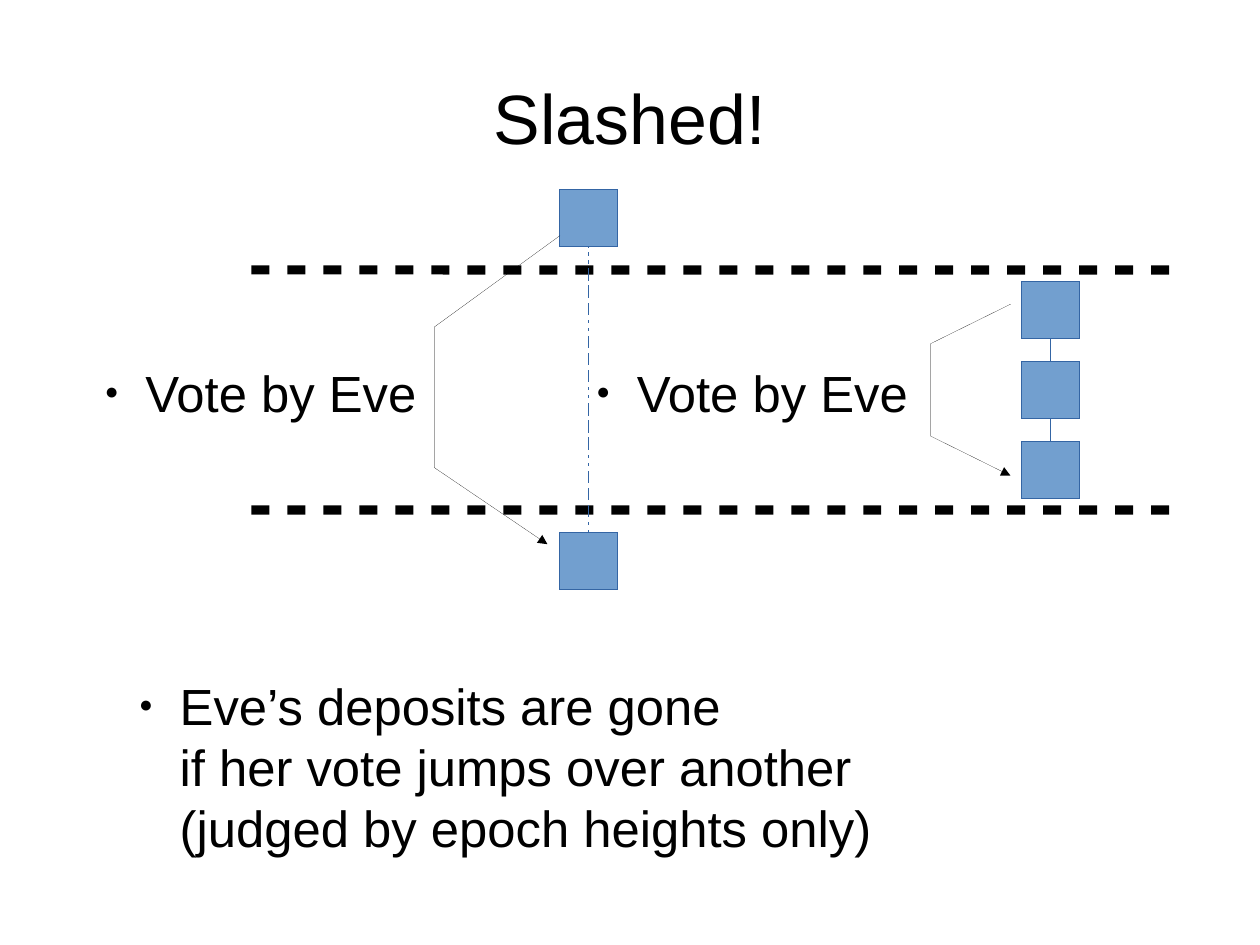
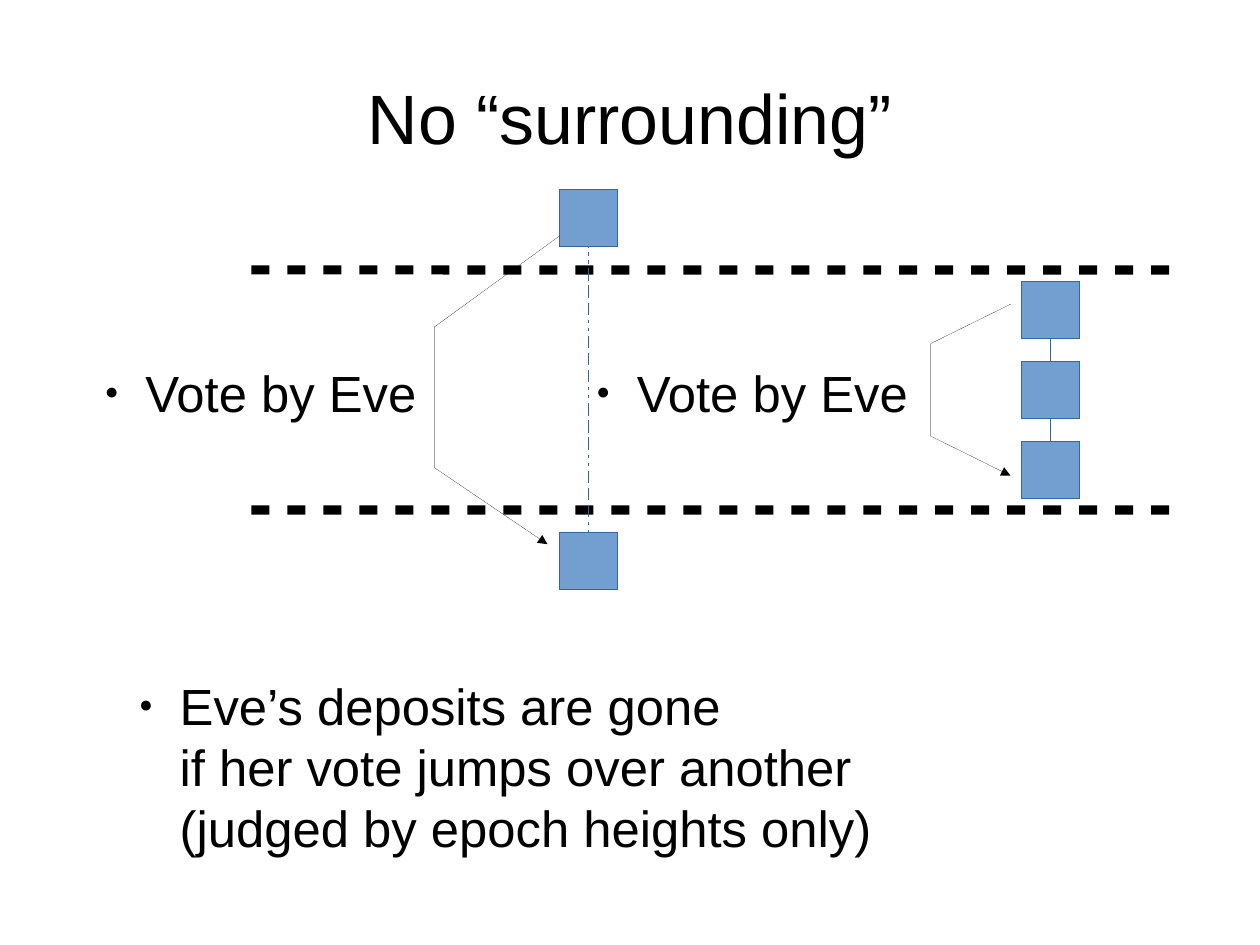
Before and after one commit to palmskog/pos, a slide deck: slide 6 of slide.odp. Drawn at 1260x945 pixels with LibreOffice and Linux fonts; fonts in the diff are those of the drawing. Boxes give left, top, right and bottom in pixels: in the first picture for what was removed or moved away, otherwise in the second. Text is boxed around its words. In the diff, an @@ line names an element or a change of style, - is before the commit and + after.

```diff
--- a/slide.odp
+++ b/slide.odp
@@ title at [368,93,891,157]: text changed @@
-Slashed!
+No “surrounding”
```
Also in this commit, not shown: 22 other slides changed, 3 slides added, 6 slides removed.
